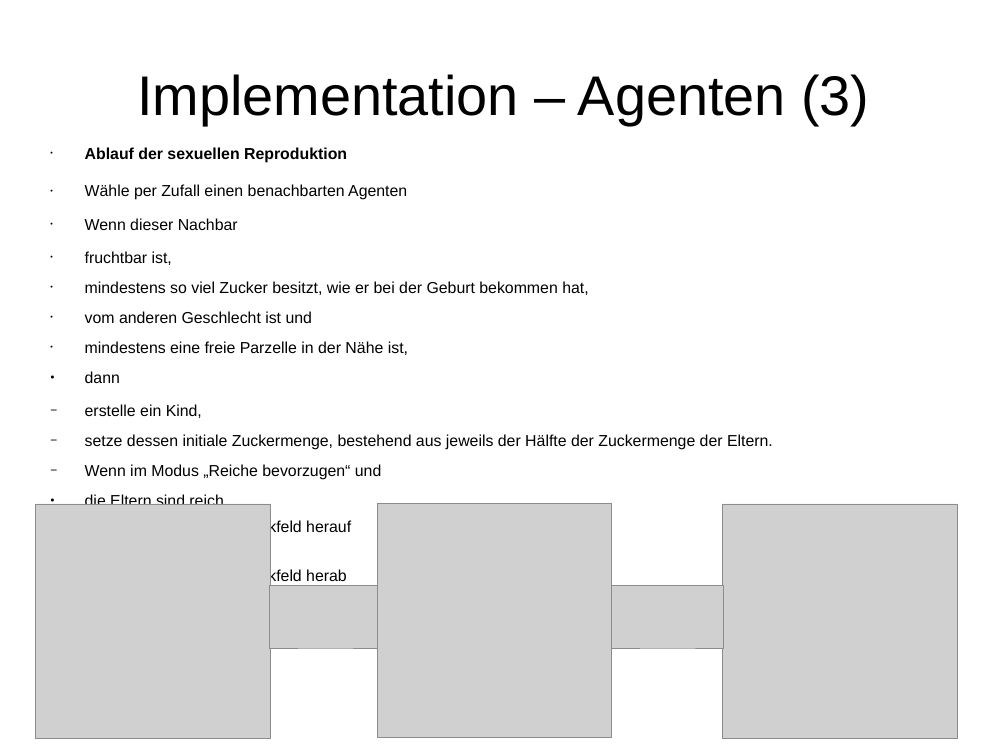
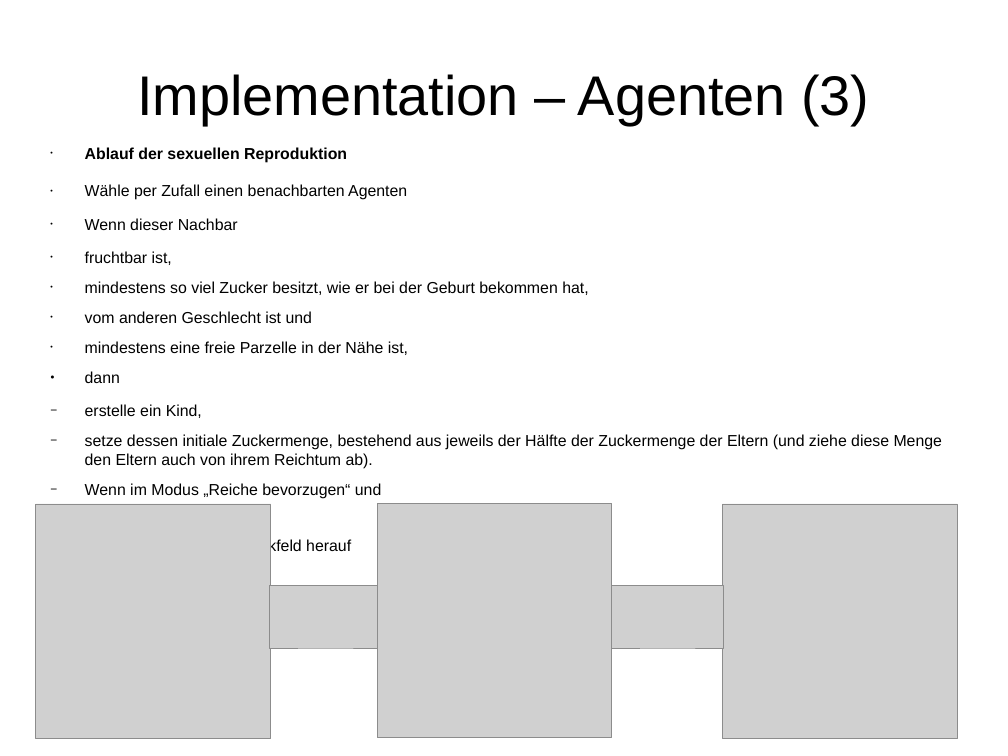
Before and after one commit to wsmirnow/Sugarscape, a slide deck: slide 8 of Presentation/Presentation.odp. Drawn at 1008x756 pixels with LibreOffice and Linux fonts; fonts in the diff are those of the drawing; grey boxes stand for pictures. Boxes give left, top, right and bottom in pixels: in the first picture for what was removed or moved away, otherwise in the second. Text is boxed around its words. In the diff, an @@ line names an element or a change of style, - is before the commit and + after.

```diff
--- a/Presentation/Presentation.odp
+++ b/Presentation/Presentation.odp
@@ text at (85, 434, 943, 469): text changed @@
-    − setze dessen initiale Zuckermenge, bestehend aus jeweils der Hälfte der Zuckermenge der Eltern.
+    − setze dessen initiale Zuckermenge, bestehend aus jeweils der Hälfte der Zuckermenge der Eltern (und ziehe diese Menge den Eltern auch von ihrem Reichtum ab).
```
Also in this commit, not shown: 7 other slides changed, 1 slide added, 1 slide removed, 7 other files.
